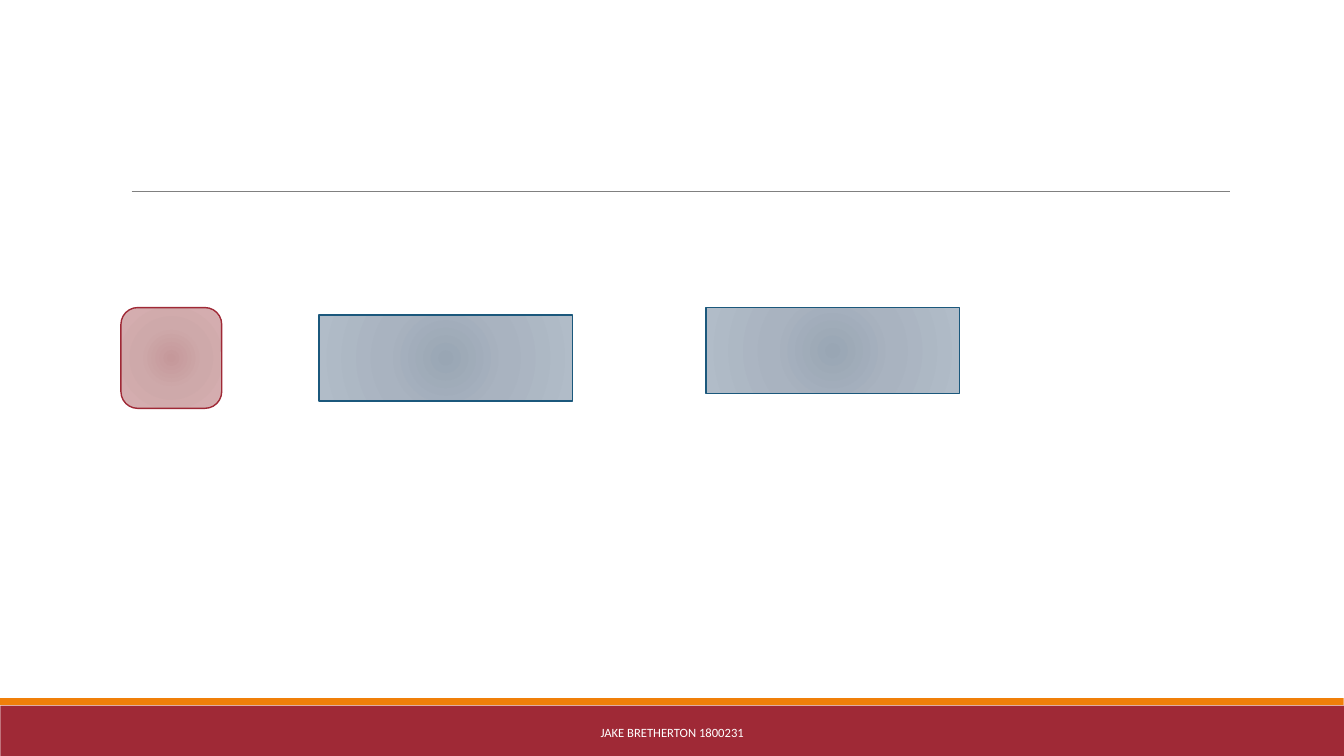
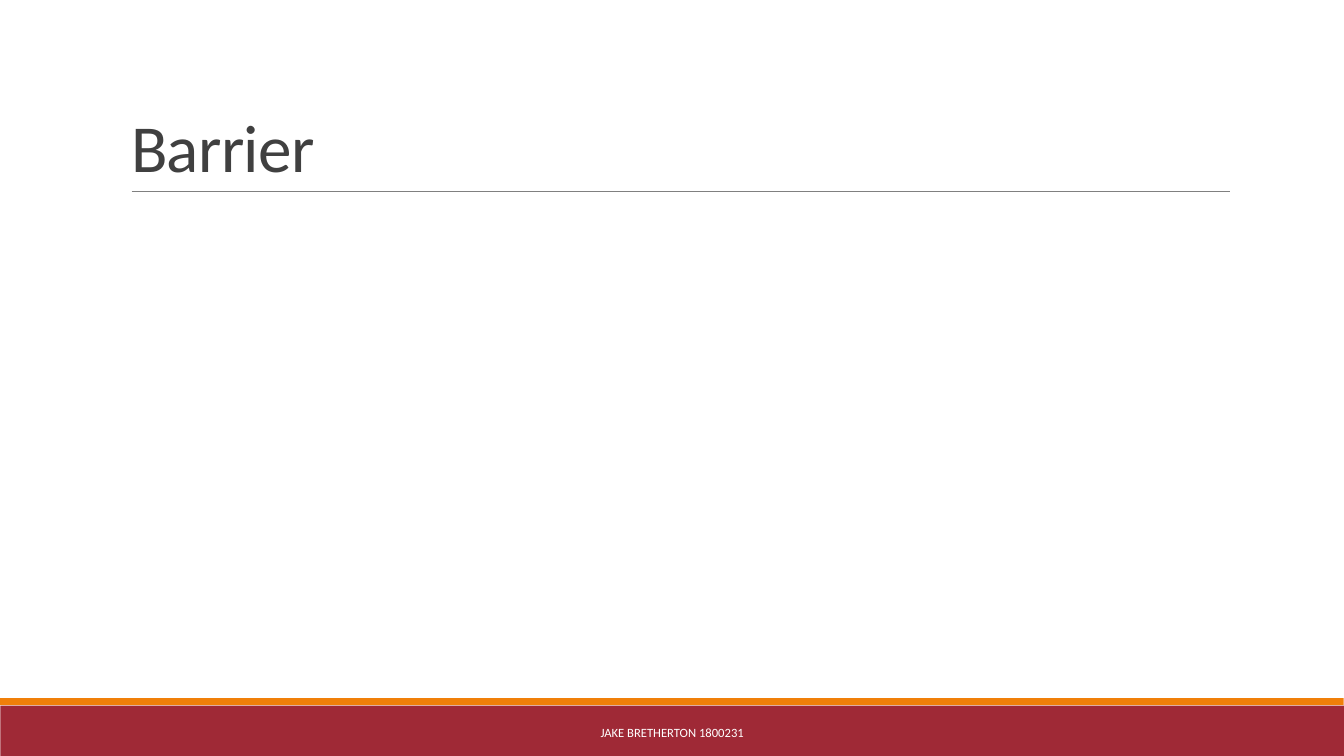
Before and after one commit to Probably-Jay/CMP202Project, a slide deck: slide 10 of Pres.pptx (slide 8 before the commit). Drawn at 1344x756 pixels with LibreOffice and Linux fonts; fonts in the diff are those of the drawing. Boxes give left, top, right and bottom in pixels: in the first picture for what was removed or moved away, otherwise in the second. Text is boxed around its words. In the diff, an @@ line names an element or a change of style, - is before the commit and + after.

```diff
--- a/Pres.pptx
+++ b/Pres.pptx
@@ title added at box(131, 126, 314, 173), 48 pt, text #404040 @@
+Barrier
@@ rounded rectangle removed at box(121, 308, 222, 408) @@
@@ rectangle removed at box(319, 315, 573, 401) @@
@@ rectangle removed at box(706, 308, 960, 394) @@
```
Also in this commit, not shown: 1 other slide changed, 10 slides added, 28 other files.
